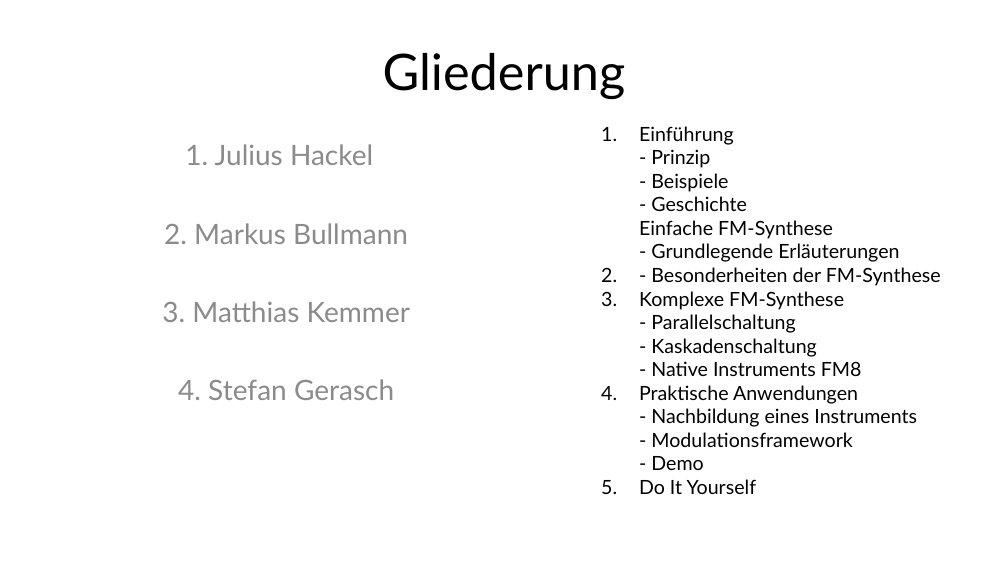
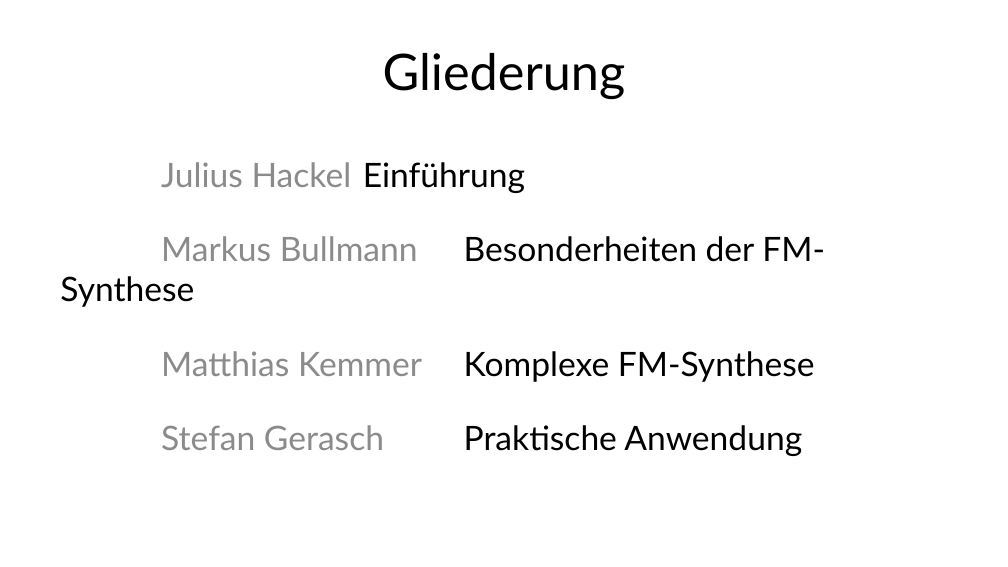
Before and after one commit to MBulli/VSeminar, a slide deck: slide 2 of Praesentation/FMSynthese-Julius.pptx. Drawn at 1008x567 pixels with LibreOffice and Linux fonts; fonts in the diff are those of the drawing; background and template pictures are left out. Boxes give left, top, right and bottom in pixels: in the first picture for what was removed or moved away, otherwise in the second. Text is boxed around its words. In the diff, an @@ line names an element or a change of style, - is before the commit and + after.

```diff
--- a/Praesentation/FMSynthese-Julius.pptx
+++ b/Praesentation/FMSynthese-Julius.pptx
@@ text removed at (x1=601, y1=126, x2=941, y2=494) @@
-1. Einführung
-- Prinzip
-- Beispiele
-- Geschichte
-Einfache FM-Synthese
-- Grundlegende Erläuterungen
-2. - Besonderheiten der FM-Synthese
-3. Komplexe FM-Synthese
-- Parallelschaltung
-- Kaskadenschaltung
-- Native Instruments FM8
-4. Praktische Anwendungen
-- Nachbildung eines Instruments
-- Modulationsframework
-- Demo
-5. Do It Yourself
@@ text at (x1=161, y1=162, x2=825, y2=456): text changed; size 20 to 24 pt; text colour #8C8C8C to #000000 @@
-1. Julius Hackel
-2. Markus Bullmann
-3. Matthias Kemmer
-4. Stefan Gerasch
+Julius Hackel Einführung
+Markus Bullmann Besonderheiten der FM-Synthese
+Matthias Kemmer Komplexe FM-Synthese
+Stefan Gerasch Praktische Anwendung
```
Also in this commit, not shown: 1 other slide changed.
